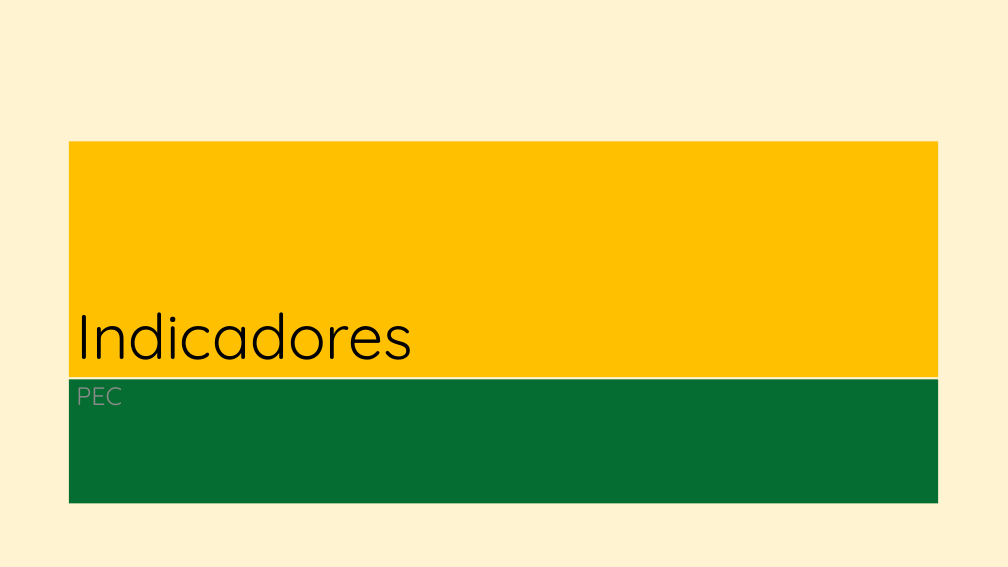
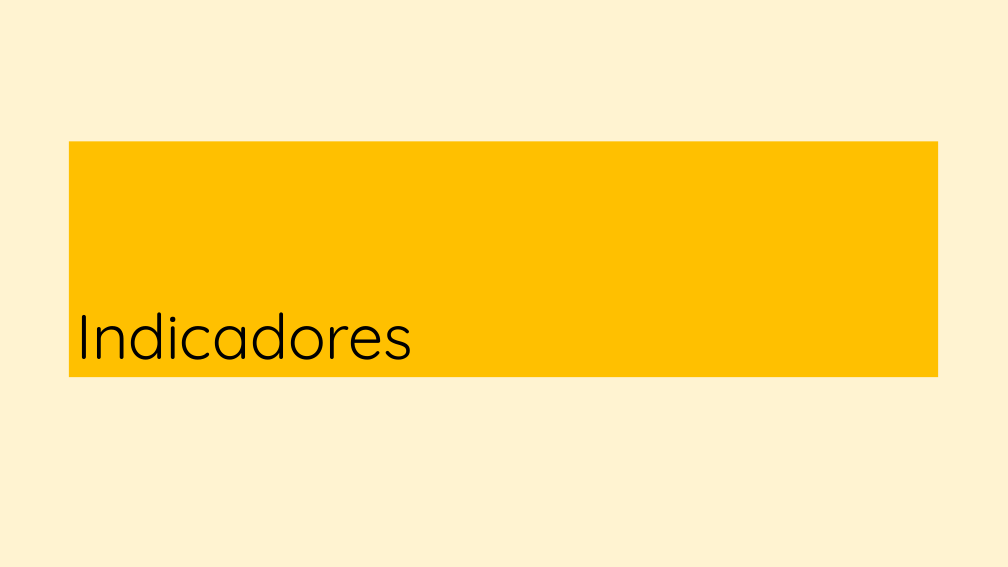
Before and after one commit to marfontenele2/MeusCursos, a slide deck: slide 5 of PSE.pptx (slide 3 before the commit). Drawn at 1008x567 pixels with LibreOffice and Linux fonts; fonts in the diff are those of the drawing; background and template pictures are left out. Boxes give left, top, right and bottom in pixels: in the first picture for what was removed or moved away, otherwise in the second. Text is boxed around its words. In the diff, an @@ line names an element or a change of style, - is before the commit and + after.

```diff
--- a/PSE.pptx
+++ b/PSE.pptx
@@ text removed at <box>69,380,938,504</box> @@
-PEC
```
Also in this commit, not shown: 5 other slides changed, 7 slides added, 6 slides removed.
